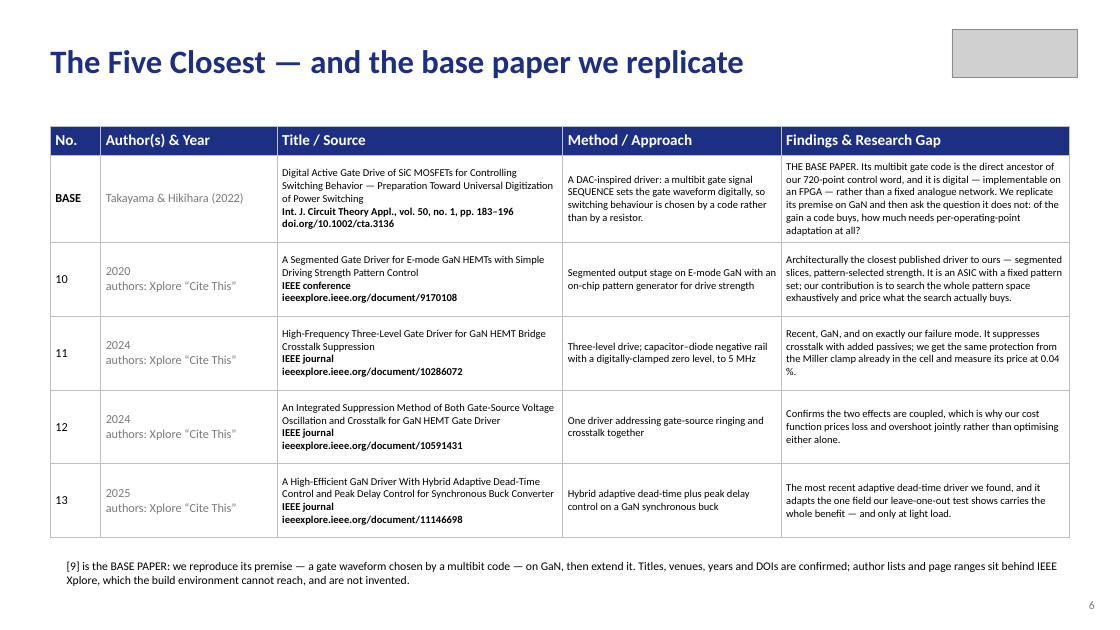
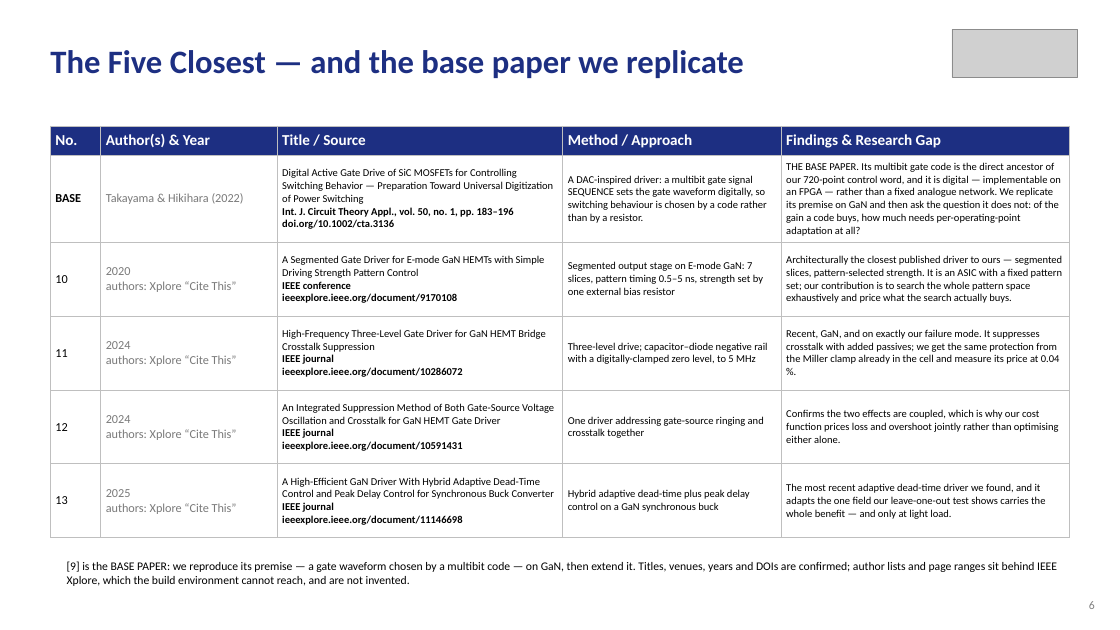
Before and after one commit to Amritha902/gan-driver, a slide deck: slide 6 of review/Review1_GaN_Segmented_Gate_Driver.pptx. Drawn at 1120x630 pixels with LibreOffice and Linux fonts; fonts in the diff are those of the drawing; grey boxes stand for pictures. Boxes give left, top, right and bottom in pixels: in the first picture for what was removed or moved away, otherwise in the second. Text is boxed around its words. In the diff, an @@ line names an element or a change of style, - is before the commit and + after.

```diff
--- a/review/Review1_GaN_Segmented_Gate_Driver.pptx
+++ b/review/Review1_GaN_Segmented_Gate_Driver.pptx
@@ table at [50, 126, 1070, 529] @@
-row 3, column 4: Segmented output stage on E-mode GaN with an on-chip pattern generator for drive strength
+row 3, column 4: Segmented output stage on E-mode GaN: 7 slices, pattern timing 0.5–5 ns, strength set by one external bias resistor
```
Also in this commit, not shown: 1 other slide changed, 2 other files.
